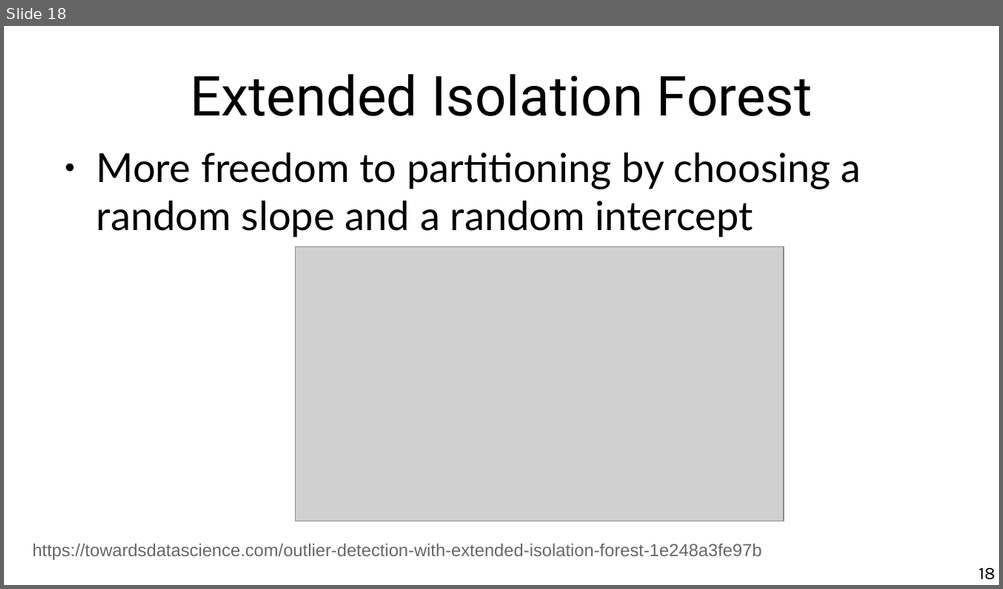
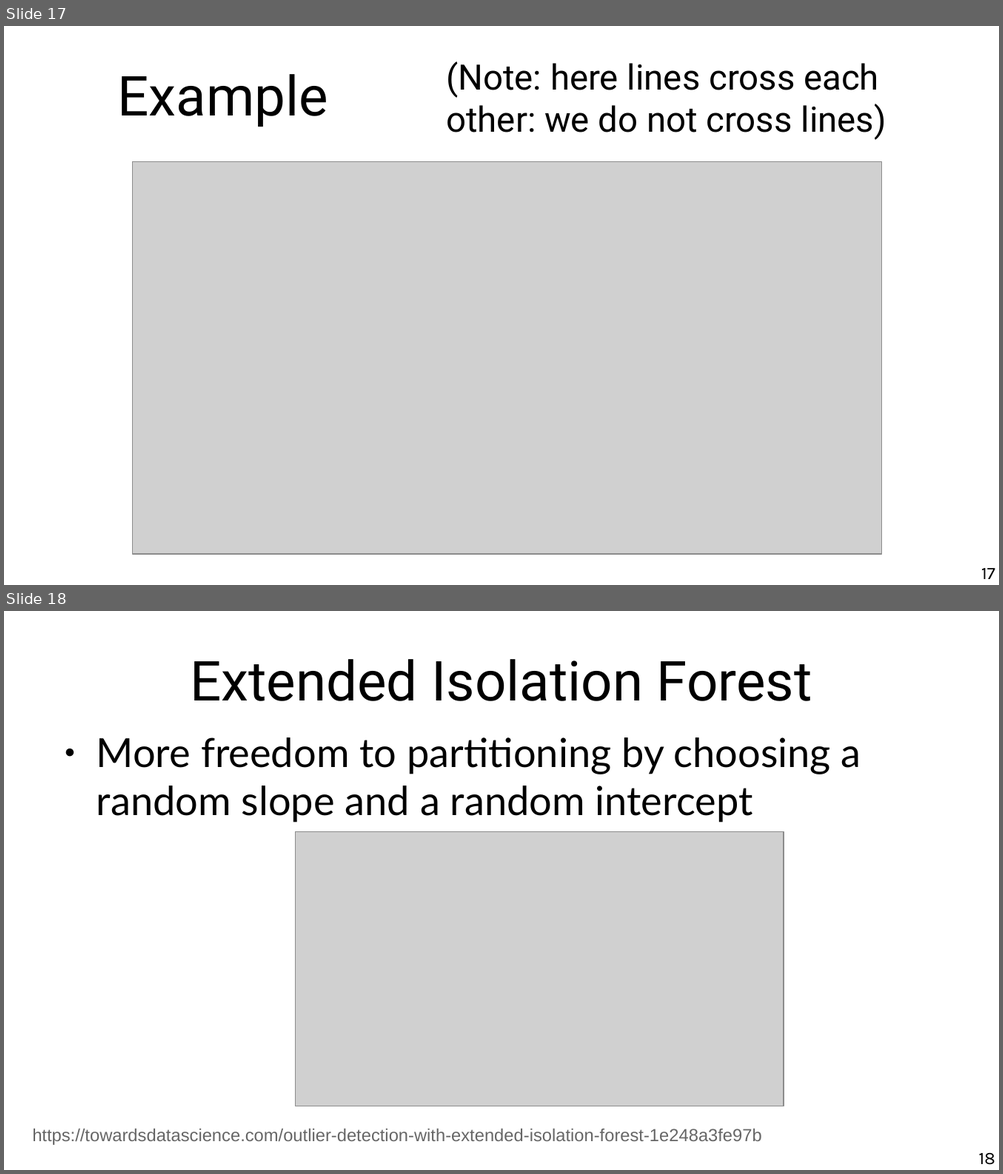
Before and after one commit to chatox/data-mining-course, a slide deck: theory/odp/tt21_outliers_isolation.odp. Shown one above the other, each under a label of ours: slide 18 before the commit, slides 17 and 18 after it. The pictures are 1003x589 and 1003x1174 pixels, drawn with LibreOffice and Linux fonts; fonts in the diff are those of the drawing; grey boxes stand for pictures. Boxes give left, top, right and bottom in pixels: in the first picture for what was removed or moved away, otherwise in the second. Text is boxed around its words. In the diff, an @@ line names an element or a change of style, - is before the commit and + after.

Commit message:
line crossing

```diff
--- a/theory/odp/tt21_outliers_isolation.odp
+++ b/theory/odp/tt21_outliers_isolation.odp
@@ slide 17 added at (4, 26, 999, 585), background #FFFFFF @@
@@ title added at (446, 62, 886, 140), 28 pt, text #000000 @@
+(Note: here lines cross each other: we do not cross lines)
@@ title added at (117, 74, 327, 127), 44 pt, text #000000 @@
+Example
@@ picture added at (133, 162, 882, 555) @@
@@ page number added at (981, 568, 995, 580), 14 pt, text #000000 @@
+17
```
Also in this commit, not shown: 12 slides changed, 1 slide removed, 1 other file.
